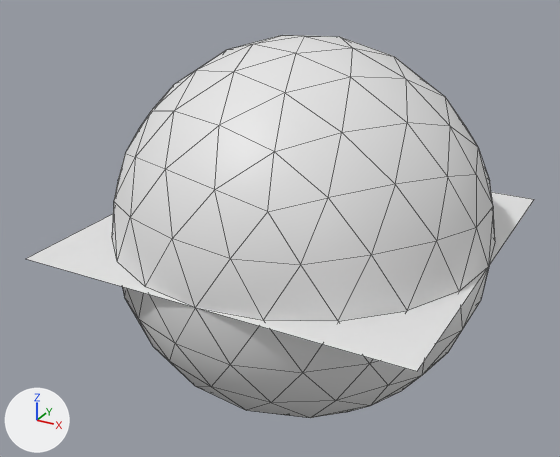
An edit to the OBJ model assets/Primatives.obj, drawn before and after from the same camera.
Before and after are seen from a 50 mm camera at (1.73, -3.39, 1.66) aimed at (-0.1, -0.06, -0.01). The axes (+X, +Y, +Z) are drawn at lower left. The lights are the same throughout. Mesh edges are drawn as thin lines. Where no turn or scale is listed for an object, it has been applied to the vertices.

Objects in the first picture: 'Plane', 'Sphere_Icosphere'.
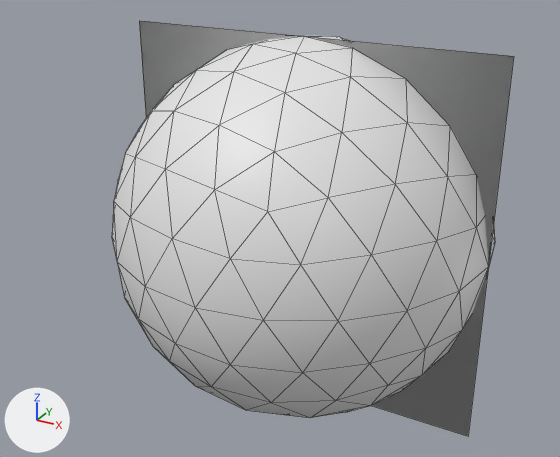
What the commit changed:
me_plane has 4 vertices, 1 face and spans x -1.0..1.0, y -1.0..1.0, z 0.0.
me_plane is used by ob_plane; location (0.0, 0.0, 0.0).
Part 1, on me_plane:
Vertex 0 of me_plane moves from (-1.0, -1.0, 0.0) at pixel (25, 258) to (-1.0, 0.0, 1.0) at pixel (139, 20).
Vertex 1 of me_plane moves from (1.0, -1.0, 0.0) at pixel (417, 371) to (1.0, 0.0, 1.0) at pixel (513, 56).
Vertex 2 of me_plane moves from (-1.0, 1.0, 0.0) to (-1.0, 0.0, -1.0).
Vertex 3 of me_plane moves from (1.0, 1.0, 0.0) at pixel (534, 199) to (1.0, 0.0, -1.0) at pixel (468, 436).

Location of each change, (x1, y1, x2, y2) in pixels of the pictures (560 x 457 px):
'Plane', reshaped: before (26, 192, 534, 371); after (139, 21, 514, 436)
